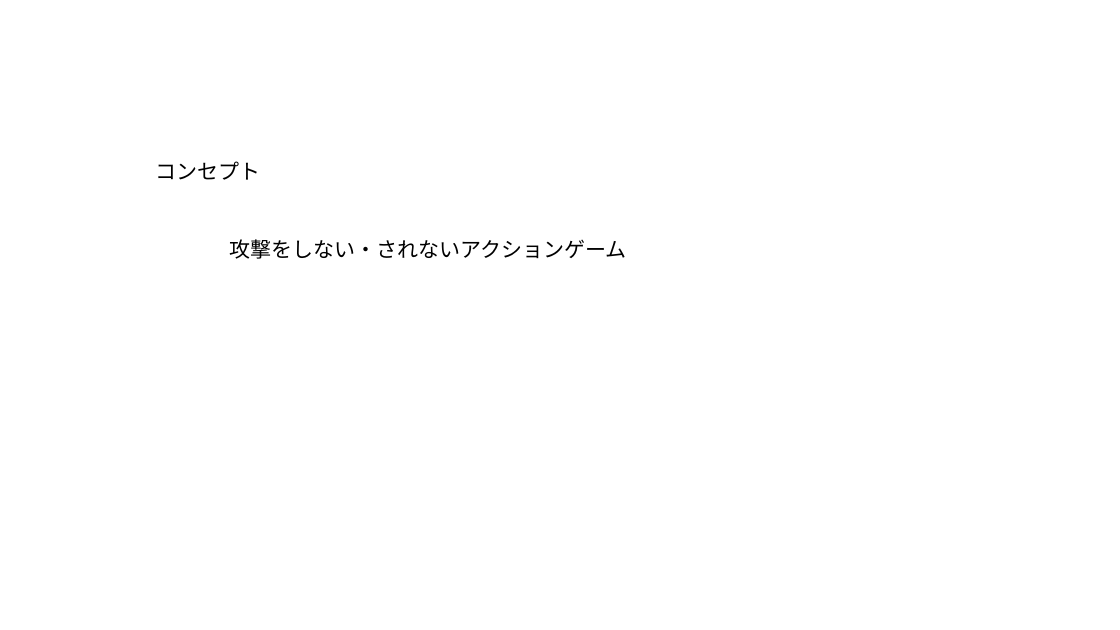
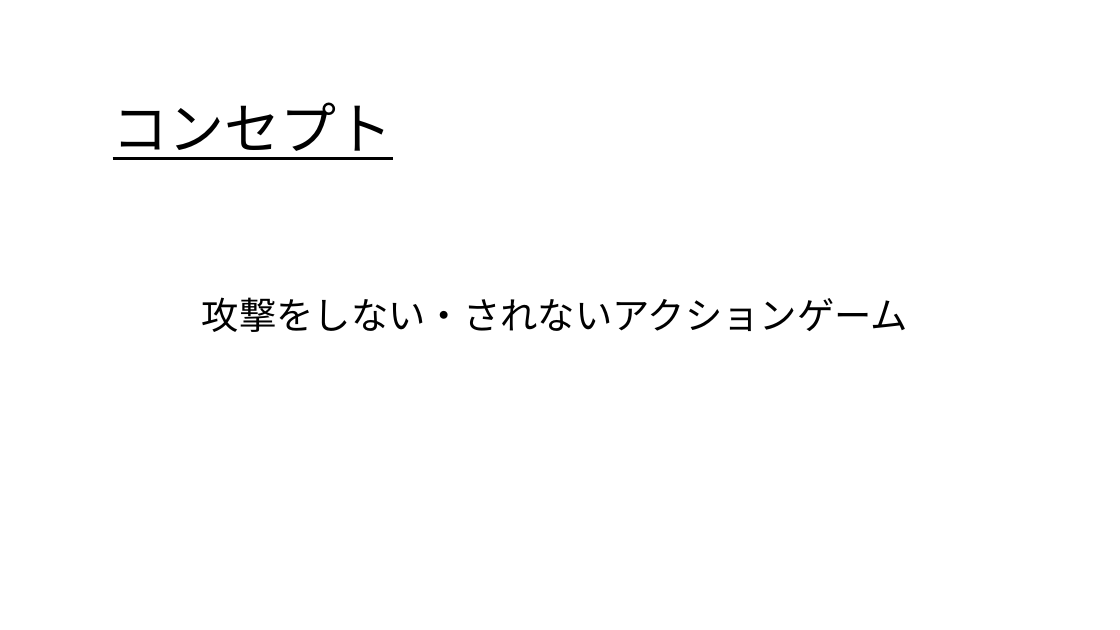
Before and after one commit to soushi1116/Employment, a slide deck: slide 2 of 企画書.pptx. Drawn at 1120x630 pixels with LibreOffice and Linux fonts; fonts in the diff are those of the drawing. Boxes give left, top, right and bottom in pixels: in the first picture for what was removed or moved away, otherwise in the second. Text is boxed around its words. In the diff, an @@ line names an element or a change of style, - is before the commit and + after.

```diff
--- a/企画書.pptx
+++ b/企画書.pptx
@@ text "コンセプト": place and size @@
-text "コンセプト" at <box>156,161,261,180</box>
+text "コンセプト" at <box>113,102,393,160</box>
@@ text "コンセプト" at <box>113,102,393,160</box>: size 18 to 48 pt, underline on @@
@@ text "攻撃をしない・されないアクションゲーム": place and size @@
-text "攻撃をしない・されないアクションゲーム" at <box>230,239,627,259</box>
+text "攻撃をしない・されないアクションゲーム" at <box>202,297,909,332</box>
@@ text "攻撃をしない・されないアクションゲーム" at <box>202,297,909,332</box>: size 18 to 32 pt @@
```
Also in this commit, not shown: 3 other slides changed.
